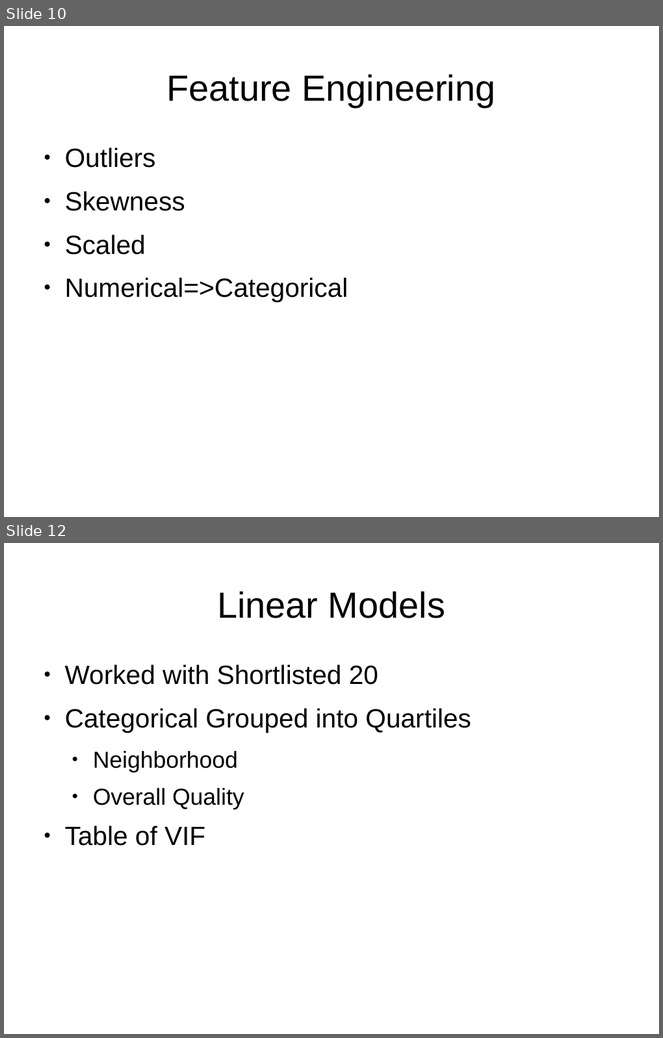
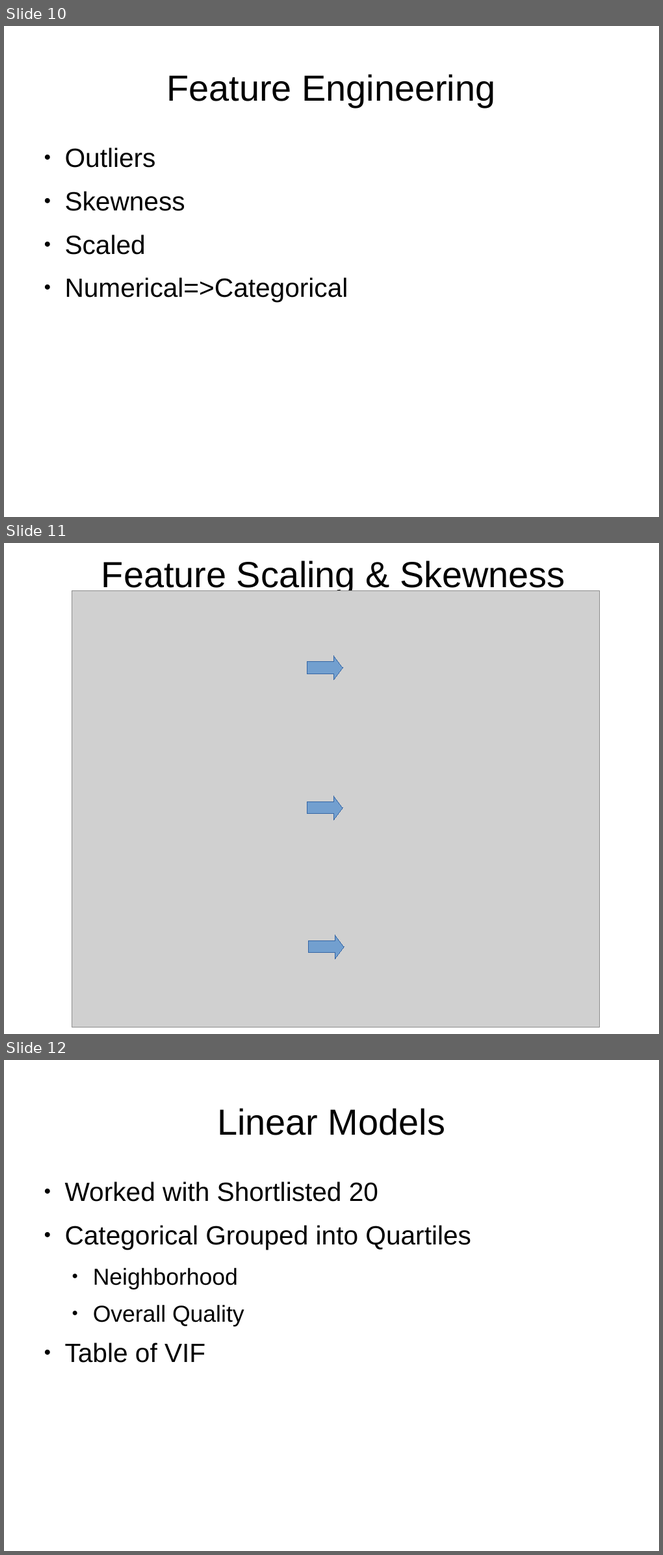
Before and after one commit to chun9men9/WIC_MLProject, a slide deck: Least Squares Presentation.pptx. Shown one above the other, each under a label of ours: slides 10 and 12 before the commit, slides 10, 11 and 12 after it; the slides between them are not shown. The pictures are 663x1038 and 663x1555 pixels, drawn with LibreOffice and Linux fonts; fonts in the diff are those of the drawing; grey boxes stand for pictures. Boxes give left, top, right and bottom in pixels: in the first picture for what was removed or moved away, otherwise in the second. Text is boxed around its words. In the diff, an @@ line names an element or a change of style, - is before the commit and + after.

```diff
--- a/Least Squares Presentation.pptx
+++ b/Least Squares Presentation.pptx
@@ slide 11 added at (x1=4, y1=543, x2=659, y2=1034), background #FFFFFF @@
@@ text added at (x1=102, y1=561, x2=566, y2=594), 44 pt, text #000000 @@
+Feature Scaling & Skewness
@@ picture added at (x1=72, y1=590, x2=600, y2=1027) @@
@@ freeform shape added at (x1=307, y1=656, x2=343, y2=679), fill #729FCF, outline #3465A4 0.75 pt @@
@@ freeform shape added at (x1=307, y1=797, x2=343, y2=820), fill #729FCF, outline #3465A4 0.75 pt @@
@@ freeform shape added at (x1=308, y1=936, x2=344, y2=959), fill #729FCF, outline #3465A4 0.75 pt @@
```
Also in this commit, not shown: 4 other slides added, 1 slide removed, 1 other file.
